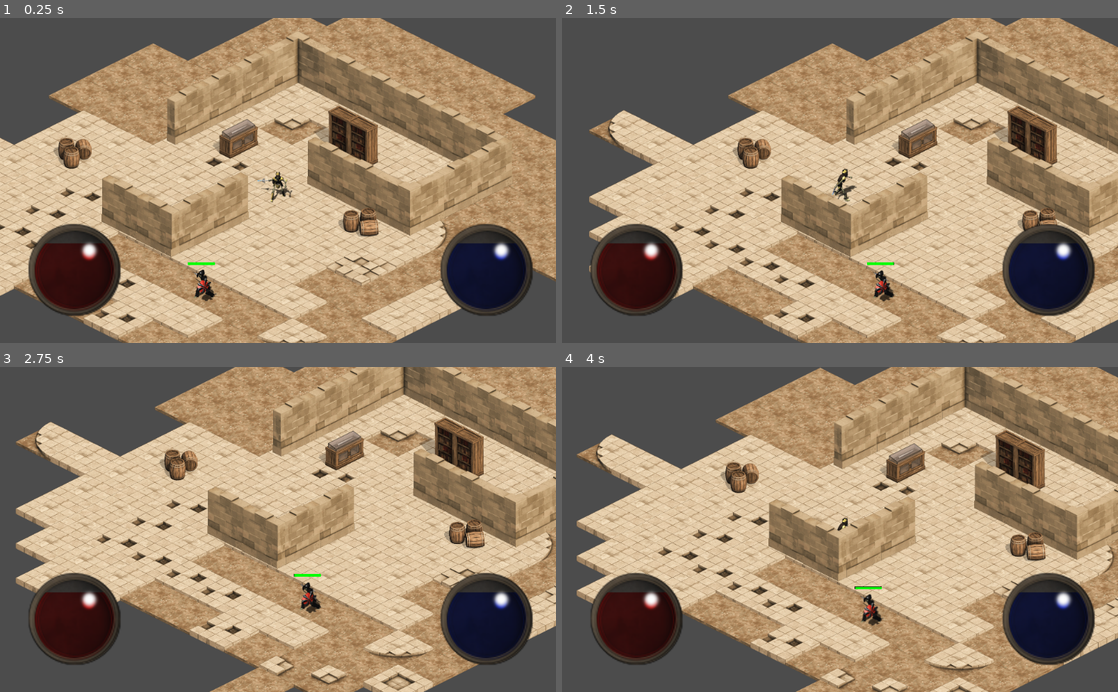
Above: before the commit, frames 1-4 (two rows, left to right).
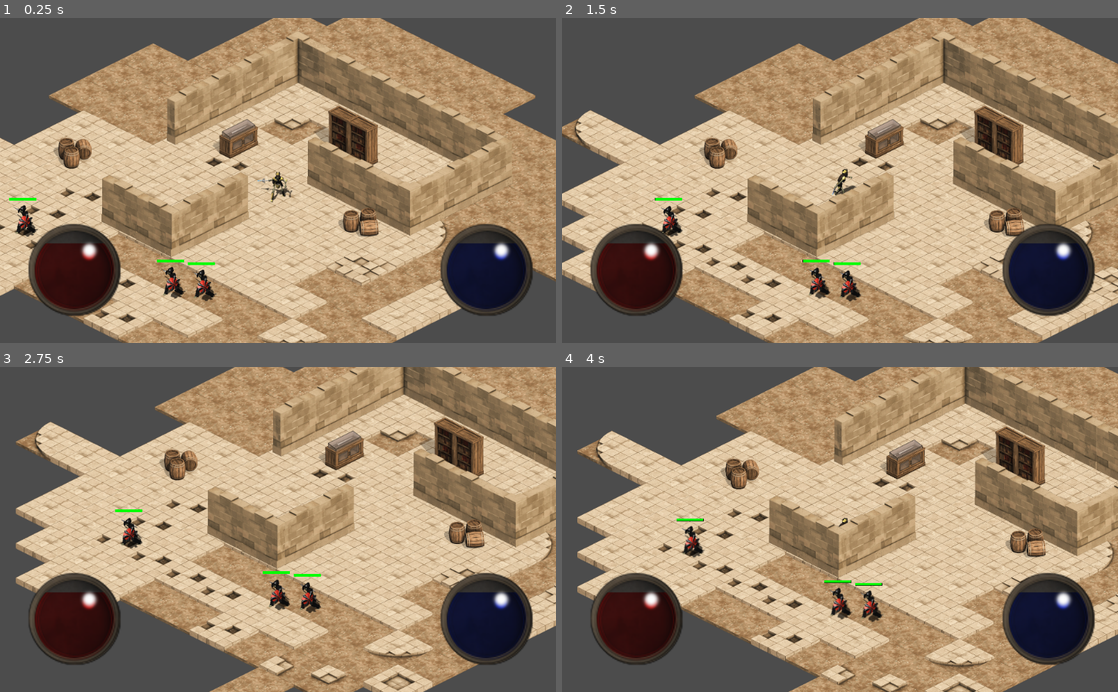
Above: after the commit, the same moments.

Repository: Ario124/Isometric_Field
Game: Godot game, scene res://Scenes/Test_Field.tscn
Two runs of this game, one before a commit and one after it. Both use one fixed random seed, a clock stepped at 60 frames per second and the inputs below. The project has no main scene, so this scene is started directly.
Inputs (mouse positions are in pixels of both pictures, inside the frame that each line leads up to):
- Up to frame 1 (0.25 s): no input
- Up to frame 2 (1.5 s): move the mouse to (962, 164) at 0.52 s; hold A (a) 0.53-1.28 s; tap D (d) at 0.8, 1.35 s; move the mouse to (728, 196) at 1.27 s
- Up to frame 3 (2.75 s): tap S (s) at 1.55 s; move the mouse to (333, 458) at 2.02 s; hold S (s) from 2.03 s (still down); tap W (w) at 2.3 s
- Up to frame 4 (4 s): move the mouse to (812, 594) at 2.77 s; release S (s) at 2.78 s; tap W (w) at 2.85 s; tap A (a) at 3.05 s; move the mouse to (1006, 578) at 3.52 s; hold Space (Attack) from 3.53 s (still down); tap D (d) at 3.8 s

The runs differ from the first frame. In frame 1, 0.5% of the frame differs, in the area x 1-34%, y 55-87%; in frame 2, 43%, in the area x 0-100%, y 0-100%; in frame 3, 1.0%; in frame 4, 25%.

Commit message:
Added Healing spell scene and animations

Diff:
--- /dev/null
+++ b/Assets/Skills/SingleTargetHeal.gd
@@ -0,0 +1,14 @@
+extends Node2D
+var skill_name
+var heal_amount = 20
+
+
+func _ready():
+	Heal()
+
+
+func Heal():
+	get_node("AnimationPlayer").play("Heal")
+	get_parent().OnHeal(heal_amount)
+	yield(get_tree().create_timer(0.6),"timeout")
+	queue_free()
--- /dev/null
+++ b/Assets/Skills/SingleTargetHeal.tscn
@@ -0,0 +1,58 @@
+[gd_scene load_steps=4 format=2]
+
+[ext_resource path="res://Assets/Skills/heal.png" type="Texture" id=1]
+[ext_resource path="res://Assets/Skills/SingleTargetHeal.gd" type="Script" id=2]
+
+[sub_resource type="Animation" id=1]
+resource_name = "Heal"
+length = 0.8
+tracks/0/type = "value"
+tracks/0/path = NodePath("Sprite:frame")
+tracks/0/interp = 1
+tracks/0/loop_wrap = true
+tracks/0/imported = false
+tracks/0/enabled = true
+tracks/0/keys = {
+"times": PoolRealArray( 0, 0.1, 0.101, 0.2, 0.3, 0.4, 0.5, 0.6 ),
+"transitions": PoolRealArray( 1, 1, 1, 1, 1, 1, 2.54912, 0.000880128 ),
+"update": 1,
+"values": [ 1, 3, 3, 1, 3, 1, 3, 4 ]
+}
+tracks/1/type = "value"
+tracks/1/path = NodePath("Sprite:flip_h")
+tracks/1/interp = 1
+tracks/1/loop_wrap = true
+tracks/1/imported = false
+tracks/1/enabled = false
+tracks/1/keys = {
+"times": PoolRealArray( 0, 0.3, 0.4 ),
+"transitions": PoolRealArray( 1, 1, 0.307786 ),
+"update": 1,
+"values": [ false, false, false ]
+}
+tracks/2/type = "value"
+tracks/2/path = NodePath("Sprite:offset")
+tracks/2/interp = 1
+tracks/2/loop_wrap = true
+tracks/2/imported = false
+tracks/2/enabled = true
+tracks/2/keys = {
+"times": PoolRealArray( 0, 0.1, 0.2, 0.3, 0.45, 0.6 ),
+"transitions": PoolRealArray( 23.4254, 1, 1, 0.183011, 23.4254, 23.4254 ),
+"update": 0,
+"values": [ Vector2( 0, -150 ), Vector2( 12.721, -100 ), Vector2( 20, -30 ), Vector2( 0, -200 ), Vector2( 10, -10 ), Vector2( 10, -10 ) ]
+}
+
+[node name="SingleTargetHeal" type="Node2D"]
+script = ExtResource( 2 )
+
+[node name="Sprite" type="Sprite" parent="."]
+scale = Vector2( 0.2, 0.2 )
+texture = ExtResource( 1 )
+offset = Vector2( 10, -10 )
+hframes = 6
+vframes = 2
+frame = 4
+
+[node name="AnimationPlayer" type="AnimationPlayer" parent="."]
+anims/Heal = SubResource( 1 )
--- a/Scenes/Jayce.gd
+++ b/Scenes/Jayce.gd
@@ -2,21 +2,39 @@
 
 onready var hp_bar = get_node("HPBar")
 
-var max_hp = 100
+var max_hp = 200
 var current_hp
-var percentage_hp
-
+var percentage_hp = 100
+var can_heal = true
 
 
 func _ready():
 	get_node("AnimationPlayer").play("Idle_SW")
 	current_hp = max_hp
 
+func _process(delta):
+	if percentage_hp <= 50 and can_heal == true:
+		can_heal = false
+		var skill = load("res://Assets/Skills/SingleTargetHeal.tscn")
+		var skill_instance = skill.instance()
+		add_child(skill_instance)
+		yield(get_tree().create_timer(1), "timeout")
+		can_heal = true
+
+
+
 func OnHit(damage):
 	current_hp -= damage
 	HPBarUpdate()
 	if current_hp <= 0:
 		OnDeath()
+
+
+func OnHeal(heal_amount):
+	current_hp += heal_amount
+	if current_hp >= max_hp:
+		current_hp = max_hp
+	HPBarUpdate()
 
 func HPBarUpdate():
 	percentage_hp = int((float(current_hp) / max_hp) * 100)
--- a/Scenes/Jayce.tscn
+++ b/Scenes/Jayce.tscn
@@ -40,7 +40,7 @@
 
 [node name="Jayce" type="KinematicBody2D" groups=["Enemies"]]
 position = Vector2( 0, -25 )
-collision_layer = 4
+collision_layer = 7
 collision_mask = 7
 script = ExtResource( 2 )
 
--- a/Scenes/Player.gd
+++ b/Scenes/Player.gd
@@ -13,8 +13,8 @@
 var shooting2 = false
 
 var fire_direction
-var max_speed = 450
-var speed = 350
+var max_speed = 350
+var speed = 250
 var acceleration = 100
 var move_direction = Vector2(0,0)
 var moving = false
@@ -72,6 +72,9 @@
 		can_fire = true
 		shooting2 = false
 
+
+func OnHeal(heal_amount):
+	pass
 
 
 func Attack():
--- a/Scenes/RangedAOESkill.gd
+++ b/Scenes/RangedAOESkill.gd
@@ -1,7 +1,7 @@
 extends Area2D
 
 
-var damage = 180
+var damage = 30
 var animation = "Lava_Bomb"
 var damage_delay_time = 0.3
 var remove_delay_time = 3
--- a/Scenes/Test_Field.tscn
+++ b/Scenes/Test_Field.tscn
@@ -153,6 +153,12 @@
 [node name="Jayce" parent="Test/Enemies" instance=ExtResource( 9 )]
 position = Vector2( 743, 698 )
 
+[node name="Jack" parent="Test/Enemies" instance=ExtResource( 9 )]
+position = Vector2( 686, 693 )
+
+[node name="Jason" parent="Test/Enemies" instance=ExtResource( 9 )]
+position = Vector2( 414, 579 )
+
 [node name="Props" type="YSort" parent="Test"]
 position = Vector2( 438, 194 )
 scale = Vector2( 0.5, 0.5 )
--- a/project.godot
+++ b/project.godot
@@ -55,6 +55,11 @@
 "events": [ Object(InputEventMouseButton,"resource_local_to_scene":false,"resource_name":"","device":0,"alt":false,"shi …(212 unchanged characters)…
  ]
 }
+Heal={
+"deadzone": 0.5,
+"events": [ Object(InputEventKey,"resource_local_to_scene":false,"resource_name":"","device":0,"alt":false,"shift":false,"control":false,"meta":false,"command":false,"pressed":false,"scancode":0,"physical_scancode":32,"unicode":0,"echo":false,"script":null)
+ ]
+}
 
 [layer_names]
 
Binary file added: Assets/Skills/heal.png
